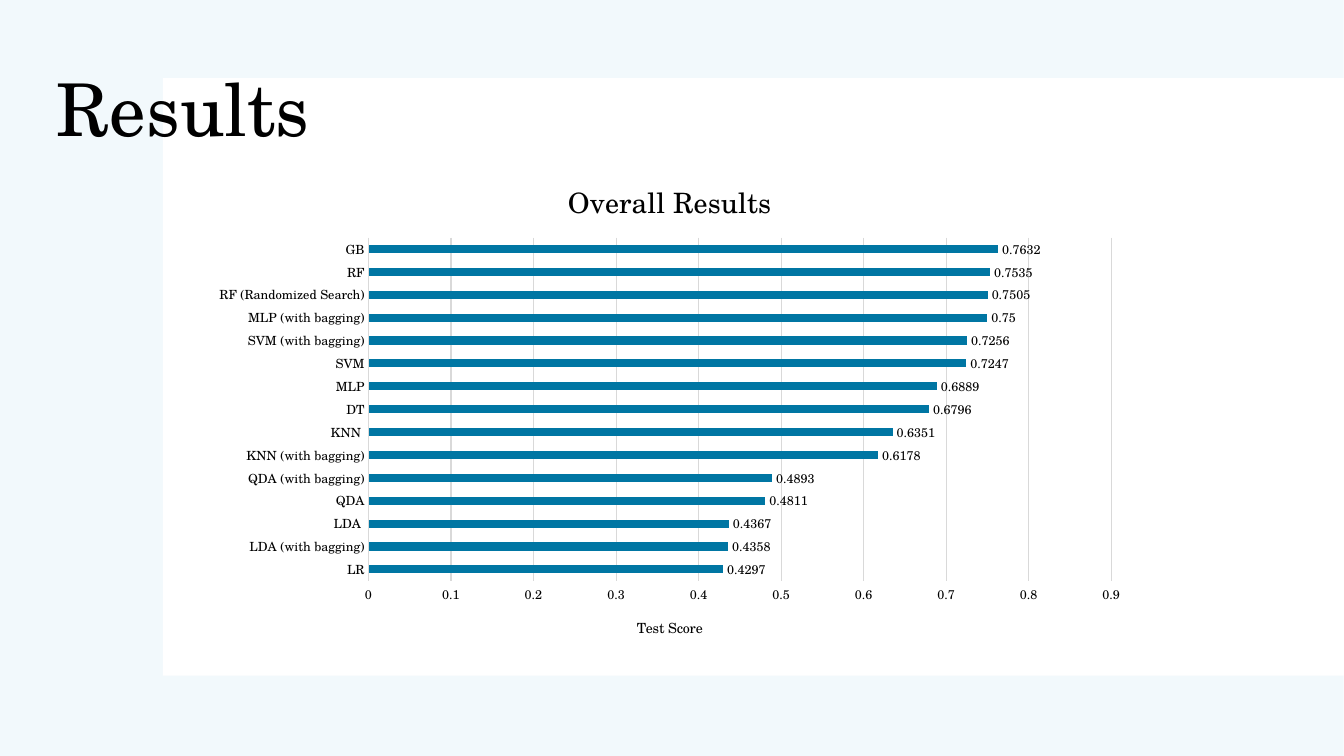
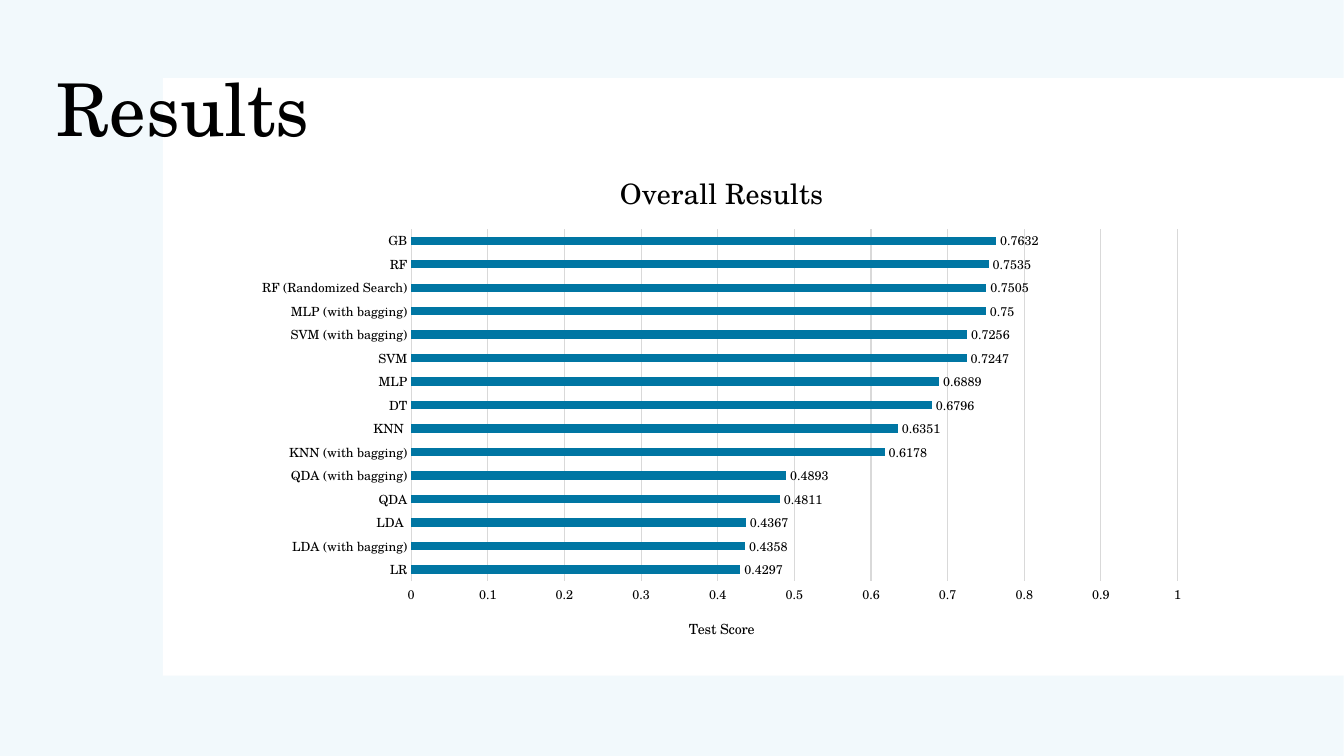
Before and after one commit to AtK42/ML_stonks_2021, a slide deck: slide 7 of Group2_ML_Project_Presentation.pptx. Drawn at 1344x756 pixels with LibreOffice and Linux fonts; fonts in the diff are those of the drawing. Boxes give left, top, right and bottom in pixels: in the first picture for what was removed or moved away, otherwise in the second. Text is boxed around its words. In the diff, an @@ line names an element or a change of style, - is before the commit and + after.

```diff
--- a/Group2_ML_Project_Presentation.pptx
+++ b/Group2_ML_Project_Presentation.pptx
@@ bar chart at <box>243,151,1201,659</box> @@
@@ value axis changed @@
@@ bar chart: place and size @@
-bar chart at <box>201,160,1139,659</box>
+bar chart at <box>243,151,1201,659</box>
```
